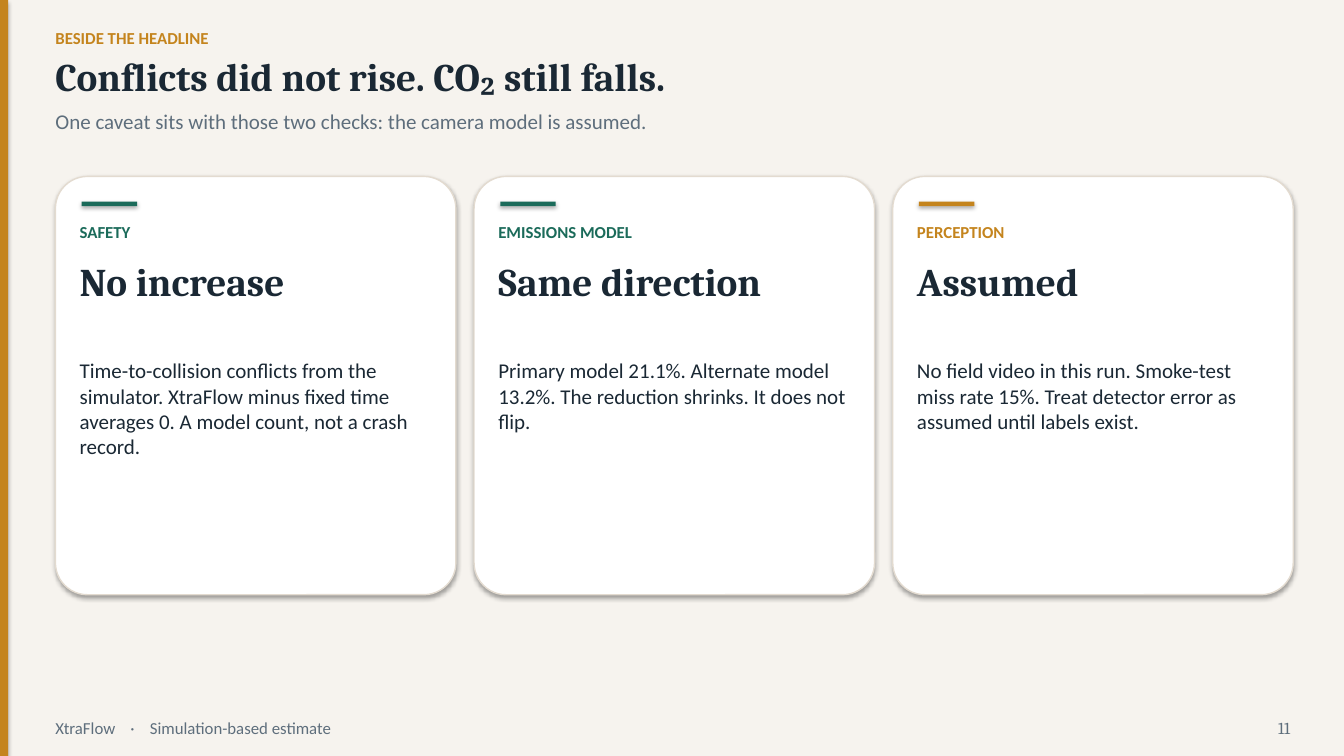
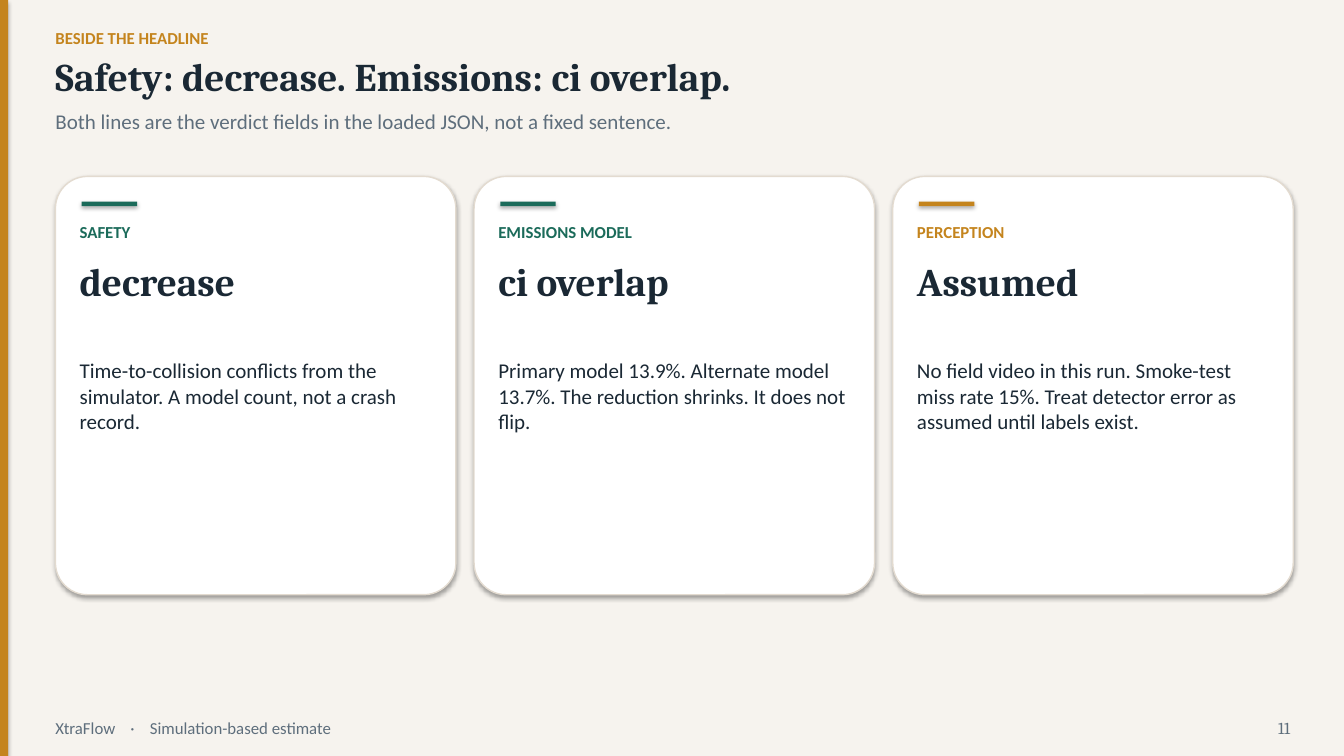
Before and after one commit to couder-04/XtraFlow, a slide deck: slide 11 of results/deck.pptx. Drawn at 1344x756 pixels with LibreOffice and Linux fonts; fonts in the diff are those of the drawing. Boxes give left, top, right and bottom in pixels: in the first picture for what was removed or moved away, otherwise in the second. Text is boxed around its words. In the diff, an @@ line names an element or a change of style, - is before the commit and + after.

Commit message:
Finish the time-cut XtraFlow study and publish results.
Keep the 200k PPO zip on disk but leave rl_ppo out of the TEST comparison so the remaining controllers, report, and deck can finish within a short wall-clock budget.

```diff
--- a/results/deck.pptx
+++ b/results/deck.pptx
@@ text at bbox=[55, 63, 731, 100]: text changed @@
-Conflicts did not rise. CO₂ still falls.
+Safety: decrease. Emissions: ci overlap.
@@ text at bbox=[55, 114, 671, 132]: text changed @@
-One caveat sits with those two checks: the camera model is assumed.
+Both lines are the verdict fields in the loaded JSON, not a fixed sentence.
@@ text at bbox=[80, 268, 235, 297]: text changed @@
-No increase
+decrease
@@ text at bbox=[498, 268, 669, 305]: text changed @@
-Same direction
+ci overlap
@@ text at bbox=[80, 363, 396, 429]: text changed @@
-Time-to-collision conflicts from the simulator. XtraFlow minus fixed time averages 0. A model count, not a crash record.
+Time-to-collision conflicts from the simulator. A model count, not a crash record.
@@ text at bbox=[498, 363, 845, 433]: text changed @@
-Primary model 21.1%. Alternate model 13.2%. The reduction shrinks. It does not flip.
+Primary model 13.9%. Alternate model 13.7%. The reduction shrinks. It does not flip.
```
Also in this commit, not shown: 10 other slides changed, 55 other files.
